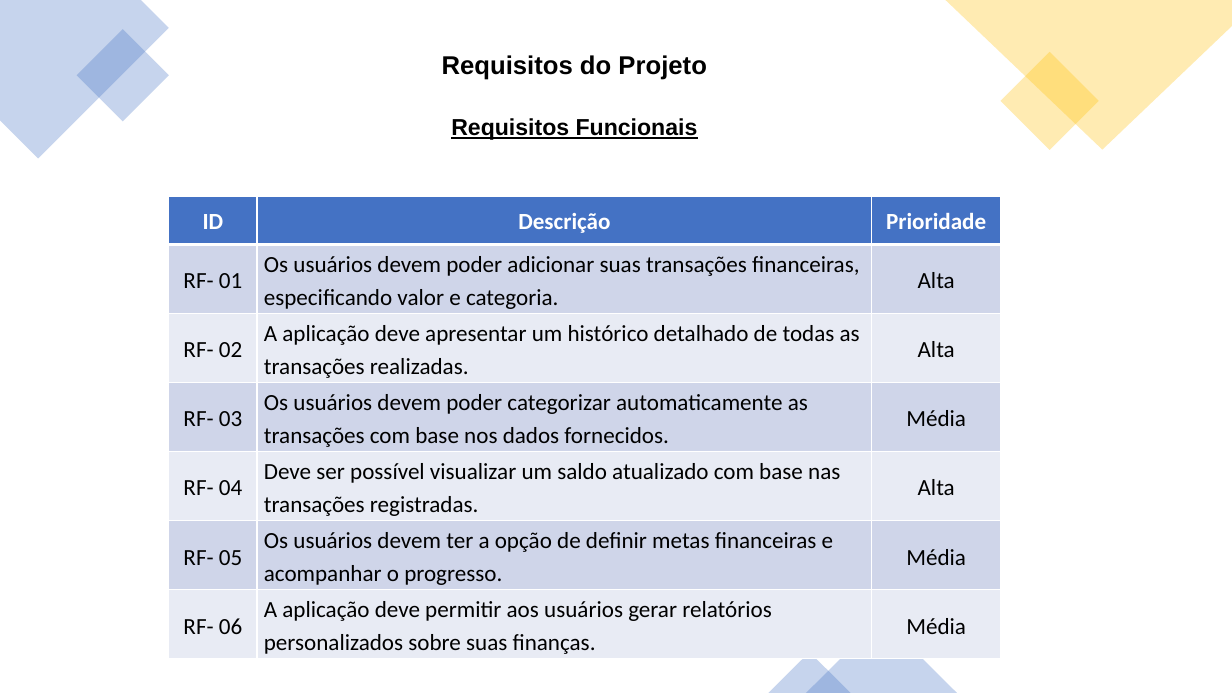
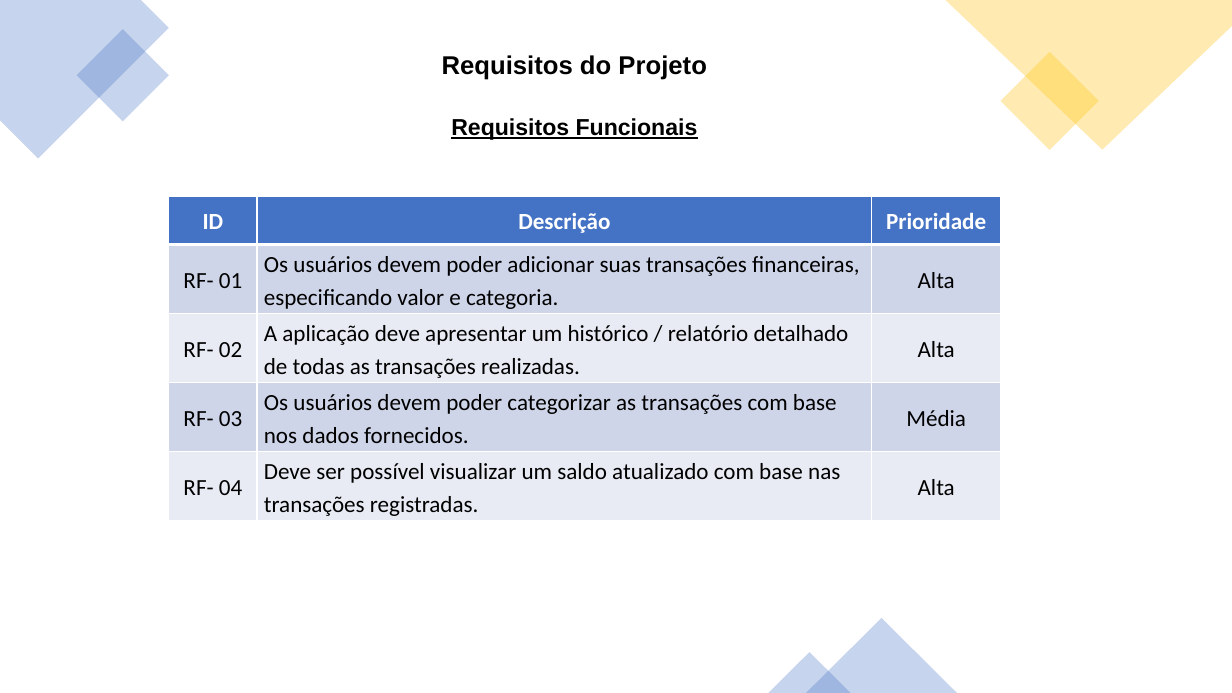
Before and after one commit to ICEI-PUC-Minas-PMV-ADS/pmv-ads-2023-2-e1-proj-web-t7-financas-pessoais, a slide deck: slide 6 of apresentacao/apresentacao.pptx. Drawn at 1232x693 pixels with LibreOffice and Linux fonts; fonts in the diff are those of the drawing. Boxes give left, top, right and bottom in pixels: in the first picture for what was removed or moved away, otherwise in the second. Text is boxed around its words. In the diff, an @@ line names an element or a change of style, - is before the commit and + after.

```diff
--- a/apresentacao/apresentacao.pptx
+++ b/apresentacao/apresentacao.pptx
@@ table at box(169, 197, 1001, 521) @@
-row 3, column 2: A aplicação deve apresentar um histórico detalhado de todas as transações realizadas.
+row 3, column 2: A aplicação deve apresentar um histórico / relatório detalhado de todas as transações realizadas.
-row 4, column 2: Os usuários devem poder categorizar automaticamente as transações com base nos dados fornecidos.
+row 4, column 2: Os usuários devem poder categorizar as transações com base nos dados fornecidos.
-row 6: RF- 05 | Os usuários devem ter a opção de definir metas financeiras e acompanhar o progresso. | Média
-row 7: RF- 06 | A aplicação deve permitir aos usuários gerar relatórios personalizados sobre suas finanças. | Média
```
Also in this commit, not shown: 1 other slide changed, 2 other files.
